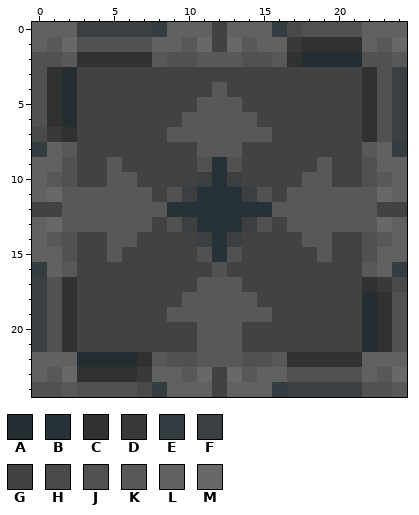
Two versions of one pixel-art sprite, sources/Assets/textures/Junction.png. The picture above is the old version.
The file is 100x100 pixels, drawn in blocks of 4x4; one block is one cell here. Colours within 5 levels of each other are drawn and written as one.
Palette (. is transparent): A #242d32  B #263238  C #313131  D #393939  E #343d42  F #3b3f42  G #424242  H #494949  J #515151  K #585858  L #616161  M #686868
Pixels before, first column x 0:
 0 LLLFFFFFELLLGLLLEHJJJJLLL
 1 LKMJJJJJLLKMGMKLLDCCCCLKM
 2 JJKCCCCCKJJKKKJJKCAAAAJJK
 3 JCAGGGGGGGGGGGGGGGGGGGCJF
 4 JCAGGGGGGGGGKGGGGGGGGGCJF
 5 JCAGGGGGGGGKKKGGGGGGGGCJF
 6 JCAGGGGGGGKKKKKGGGGGGGCJF
 7 HDCGGGGGGKKKKKKKGGGGGGCJF
 8 ELKGGGGGGGGKKKGGGGGGGGKLE
 9 LLJGGKGGGGGJBJGGGGGKGGJLL
10 LKJGGKKGGGGFBFGGGGKKGGJKL
11 LMKKKKKKGJFBBBFJGKKKKKKML
12 GGKKKKKKKBBBBBBBKKKKKKKGG
13 LMKKKKKKGJFBBBFJGKKKKKKML
14 LKJGGKKGGGGFBFGGGGKKGGJKL
15 LLJGGKGGGGGJBJGGGGGKGGJLL
16 ELKGGGGGGGGGJGGGGGGGGGKLE
17 FJCGGGGGGGGKKKGGGGGGGGCDH
18 FJCGGGGGGGKKKKKGGGGGGGACJ
19 FJCGGGGGGKKKKKKKGGGGGGACJ
20 FJCGGGGGGGGKKKGGGGGGGGACJ
21 FJCGGGGGGGGKKKGGGGGGGGACJ
22 LLLAAAACKJJKKKJJKCCCCCLLL
23 LKMCCCCDLLKMGMKLLJJJJJLKM
24 JJKJJJJHELLLGLLLEFFFFFJJK
After:
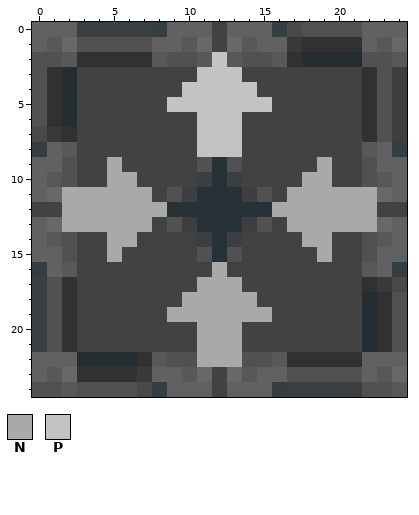
Colours new in this view: N #a9a9a9  P #c3c3c3
Edits made:
y 2: x 12 K -> P
y 3: x 11..13 GGG -> PPP
y 4: x 10..14 GGKGG -> PPPPP
y 5: x 9..15 GGKKKGG -> PPPPPPP
y 6: x 10..14 KKKKK -> GPPPG
y 7: x 9..15 KKKKKKK -> GGPPPGG
y 8: x 11..13 KKK -> PPP
y 9: x 5 K -> N; x 19 K -> N
y 10: x 5..6 KK -> NN; x 18..19 KK -> NN
y 11: x 2..7 KKKKKK -> NNNNNN; x 17..22 KKKKKK -> NNNNNN
y 12: x 2..8 KKKKKKK -> NNNNNNN; x 16..22 KKKKKKK -> NNNNNNN
y 13: x 2..7 KKKKKK -> NNNNNN; x 17..22 KKKKKK -> NNNNNN
y 14: x 5..6 KK -> NN; x 18..19 KK -> NN
y 15: x 5 K -> N; x 19 K -> N
y 16: x 12 J -> N
y 17: x 11..13 KKK -> NNN
y 18: x 10..14 KKKKK -> NNNNN
y 19: x 9..15 KKKKKKK -> NNNNNNN
y 20..22: x 11..13 KKK -> NNN
Pixel boxes of the changes (left, top, right, bottom) in both pictures:
changed: (62, 52, 377, 367)
